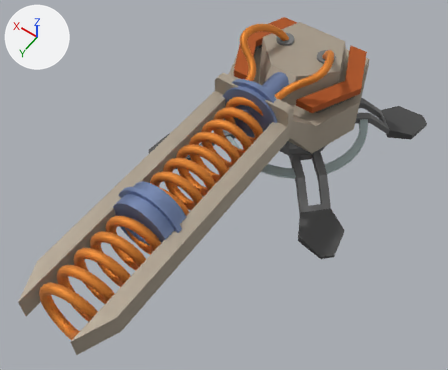
The Blender file Source/Models/Turrets/Coilgun.blend, before and after one commit.
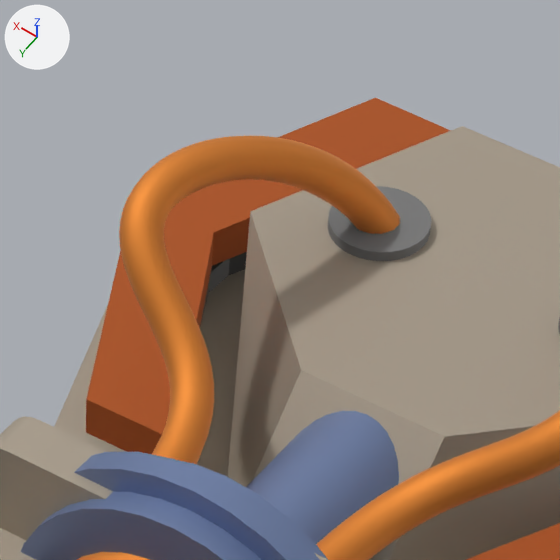
The first picture shows the older version from a 50 mm camera at (-4.11, 8.2, 9.95) aimed at (-0.11, 2.6, 1.15). The close-ups show both versions on the part from 49% to 71% of the width and 0% to 27% of the height of that picture; other places that the commit changed are outside them. Every picture has the same lights, and +X, +Y and +Z are marked at upper left.
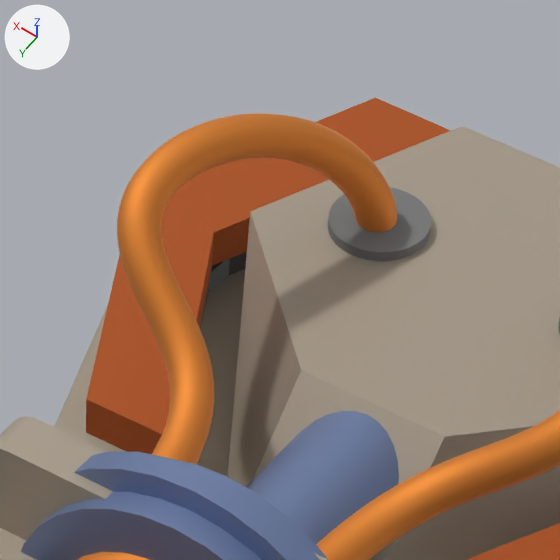
Scene script edits in JSON lines:
```json
{"block": "cu_nurbspath_002", "where": "_sp = cu_nurbspath_002.splines.new('NURBS'); _sp.points.add(5)"}
{"op": "remove", "block": "cu_nurbspath_002", "code": "_sp.points.foreach_set('co', [-1.834, -0.267, 0.208, 1.0, -1.844, 0.709, 0.208, 1.0, -0.945, -0.00243, 0.725, 1.0, -1.374, 1.281, 0.944, 1.0, -1.844, 1.634, 0.0, 1.0, -1.699, 1.439, -0.277, 1.0])"}
{"op": "add", "block": "cu_nurbspath_002", "code": "_sp.points.foreach_set('co', [-1.834, -0.267, 0.208, 1.0, -1.844, 0.709, 0.208, 1.0, -0.945, -0.00243, 0.725, 1.0, -1.374, 1.281, 0.944, 1.0, -1.704, 1.477, 0.299, 1.0, -1.675, 1.466, 0.127, 1.0])"}
```

Changed parts and their boxes (x1, y1, x2, y2) in the close-ups (560 x 560 px):
```json
{"object": "NurbsPath.001", "change": "reshaped", "before": [119, 136, 400, 464], "after": [117, 113, 397, 464], "on screen": "7% taller"}
```
